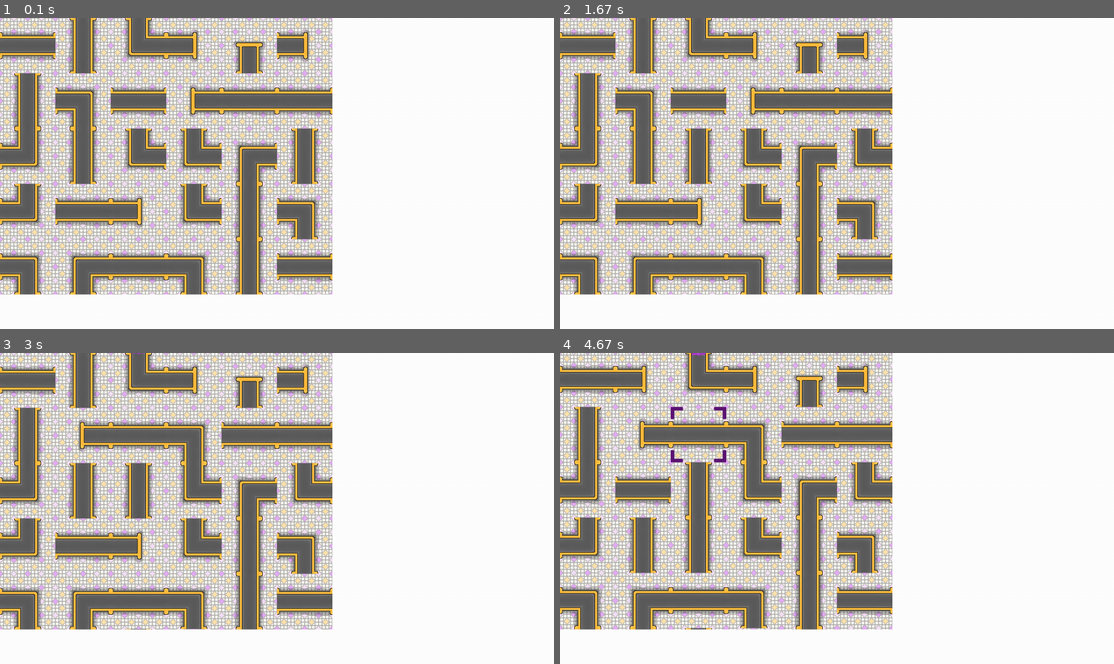
Above: before the commit, frames 1-4 (two rows, left to right).
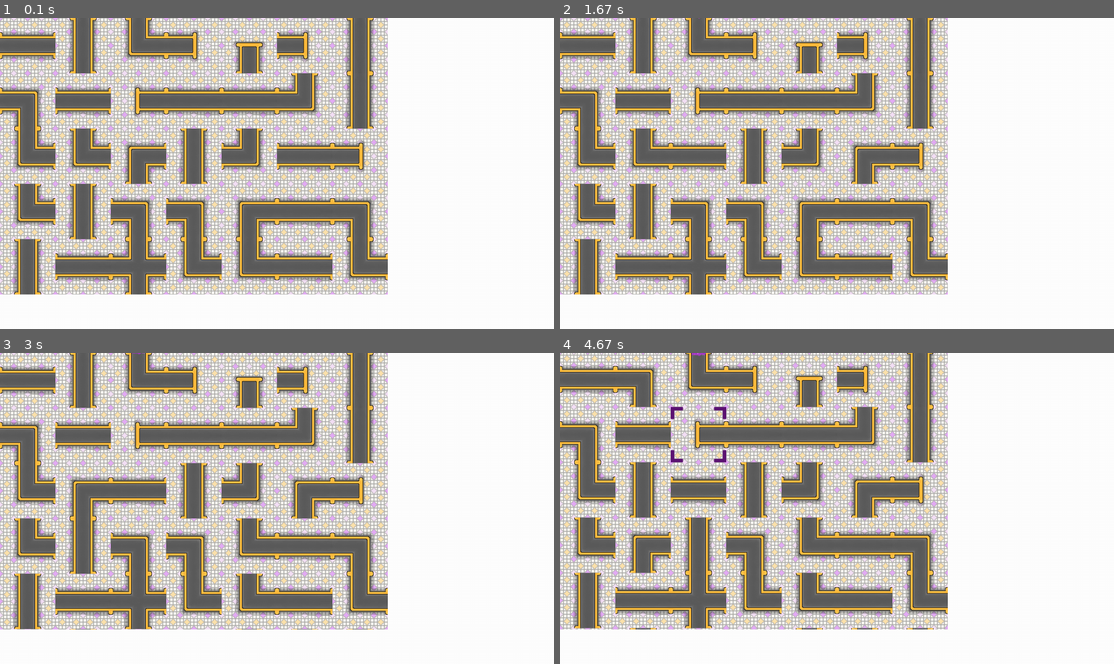
Above: after the commit, the same moments.

Repository: FinnStokes/endless-flow
Game: pygame game, started from src/main.py
Same seed, same stepped clock (60 frames per second), same inputs: the game is played once before the commit and once after it. The source is Python 2; it was converted automatically to run under Python 3.
Inputs (mouse positions are in pixels of both pictures, inside the frame that each line leads up to):
- Up to frame 1 (0.1 s): no input
- Up to frame 2 (1.67 s): click (837, 173) at 0.38 s; click (704, 176) at 0.72 s; click (665, 245) at 1.05 s; right-click (704, 111) at 1.38 s
- Up to frame 3 (3 s): click (77, 499) at 1.72 s; click (277, 545) at 2.05 s; click (199, 443) at 2.38 s; click (66, 440) at 2.72 s
- Up to frame 4 (4.67 s): click (654, 539) at 3.05 s; click (665, 468) at 3.38 s; click (670, 402) at 3.72 s; click (704, 561) at 4.05 s; click (715, 452) at 4.38 s

The runs differ from the first frame. In frame 1, 23% of the frame differs, in the area x 0-70%, y 0-89%; in frame 2, 23%; in frame 3, 23%; in frame 4, 23%.

Commit message:
Added tee animation and fixed delection bug.

Diff:
--- a/src/level.py
+++ b/src/level.py
@@ -156,13 +156,13 @@
                 name='tee',
                 img='img/TeePipe.png',
                 fills={
-                    Tile.TOP: 'img/FillAnimateStraightPipe.png',
+                    Tile.TOP: 'img/FillAnimateTeePipeFromTop.png',
                     Tile.LEFT: 'img/FillAnimateStraightPipe.png',
                     Tile.RIGHT: 'img/FillAnimateStraightPipe.png',
                 },
                 connectivity=(Tile.TOP, Tile.LEFT, Tile.RIGHT),
                 orientations=(Tile.TOP, Tile.LEFT, Tile.BOTTOM, Tile.RIGHT),
-                volume=128.0,
+                volume=115.0,
                 frequency=0.25,
             ),
             Tile(
@@ -254,7 +254,9 @@
                     zip(pos, self.screenrect.topleft, self.rect.topleft)
                 )
                 for c in itertools.chain(*self.cells):
-                    if c.rect.collidepoint(pos) and max(c.fill) == 0.0:
+                    if (c.rect.collidepoint(pos)
+                            and len(self.cells) - c.y <= 2 * self.height
+                            and max(c.fill) == 0.0):
                         if self.mouseselect is None:
                             self.mouseselect = c
                         elif self.mouseselect == c:
@@ -303,7 +305,7 @@
         self.rect.top = self.scroll
         self.rate += self.growth * dt
         if self.cells[0][2].flow(Tile.TOP, flow) > 0.0:
-           self.failed = True
+            self.failed = True
         if self.mouseselect is not None and max(self.mouseselect.fill) > 0.0:
             self.mouseselect = None
 
--- a/src/main.py
+++ b/src/main.py
@@ -36,7 +36,7 @@
     frames = 0
     show_fps = False
 
-    l = level.Level(6, 5)
+    l = level.Level(7, 5)
 
     while not quit:
         dt = clock.tick(200) / 1000.0
